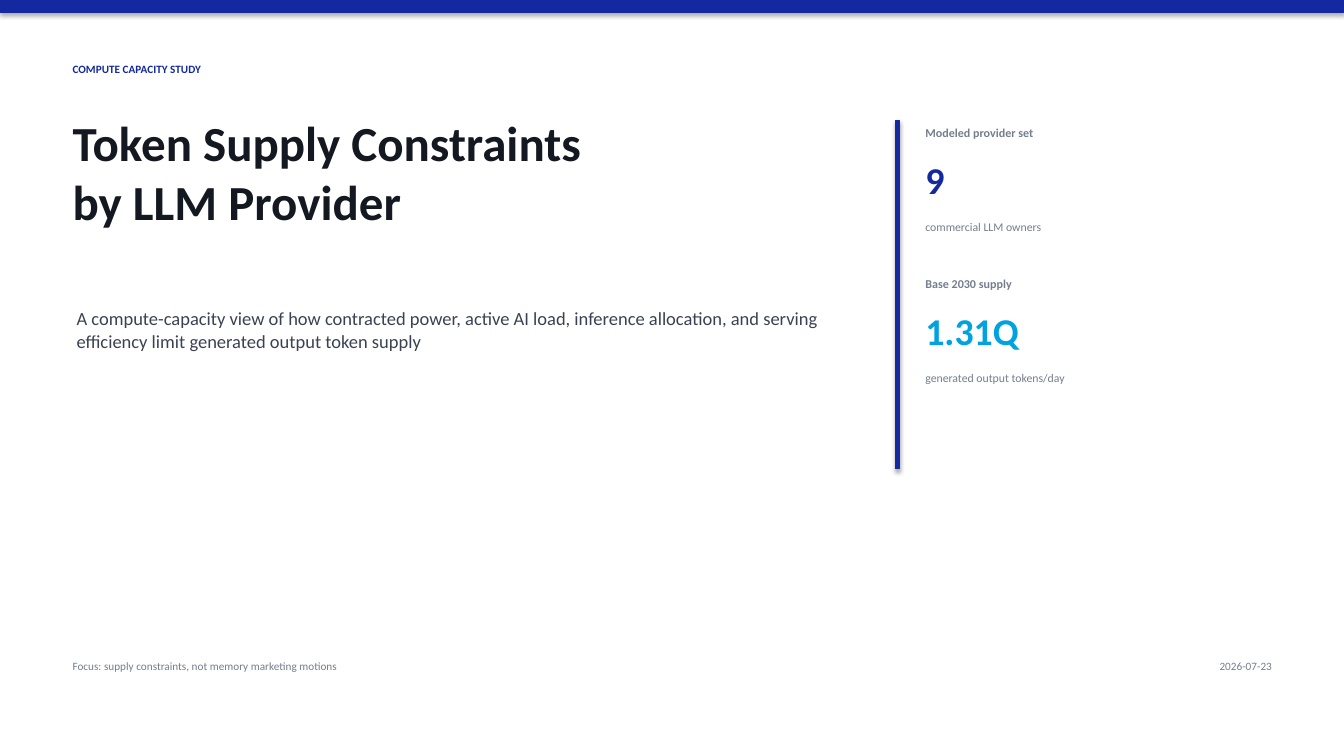
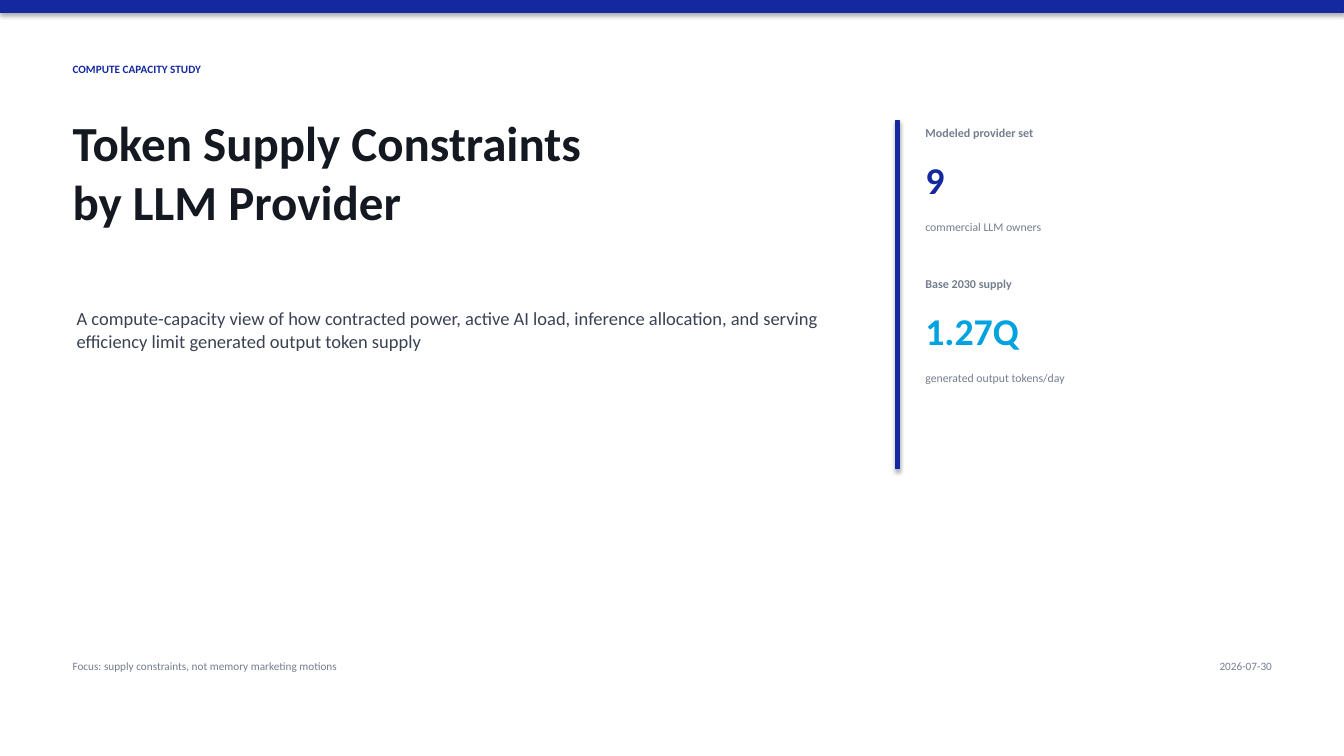
Before and after one commit to abcd00ou/Codex, a slide deck: slide 1 of llm_token_capacity_project/outputs/reports/llm_token_capacity_2026_2030.pptx. Drawn at 1344x756 pixels with LibreOffice and Linux fonts; fonts in the diff are those of the drawing. Boxes give left, top, right and bottom in pixels: in the first picture for what was removed or moved away, otherwise in the second. Text is boxed around its words. In the diff, an @@ line names an element or a change of style, - is before the commit and + after.

```diff
--- a/llm_token_capacity_project/outputs/reports/llm_token_capacity_2026_2030.pptx
+++ b/llm_token_capacity_project/outputs/reports/llm_token_capacity_2026_2030.pptx
@@ text at <box>925,320,1018,350</box>: text changed @@
-1.31Q
+1.27Q
@@ text at <box>1220,662,1272,670</box>: text changed @@
-2026-07-23
+2026-07-30
```
Also in this commit, not shown: 12 other slides changed, 8 other files.
